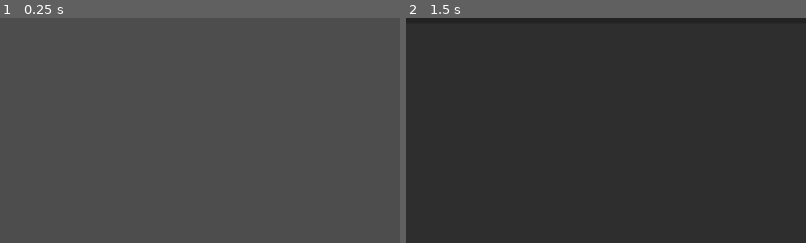
Above: before the commit, frames 1-2 (left to right).
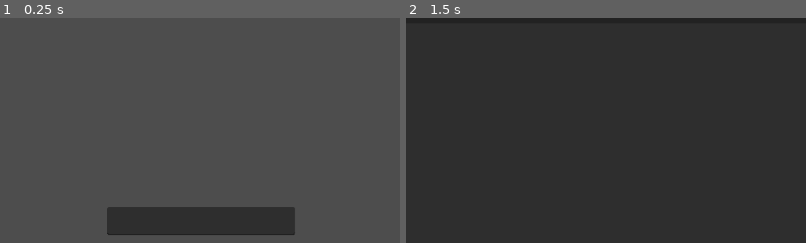
Above: after the commit, the same moments.

Repository: furiousknight25/partygame
Game: Godot game, scene res://Levels/Director.tscn
Same seed, same stepped clock (60 frames per second), same inputs: the game is played once before the commit and once after it. The engine's default icon, where the game draws it, is replaced by a stand-in: a white triangle on a blue panel in a dark square.
Inputs (mouse positions are % of the whole screen's width and height, from its top left):
- Up to frame 1 (0.25 s): no input
- Up to frame 2 (1.5 s): tap Enter at 0.5 s; move the mouse to (72, 45) at 0.52 s; hold D (right) 0.53-1.25 s; click (72, 45) at 0.6 s; tap W (up) at 0.77 s; click "Host" at 1.25 s
The pictures show only the part of the screen within x 11-61%, y 3-53%; the shares and areas given below are measured in that part.

The runs differ from the first frame. In frame 1, 5.8% of the frame differs, in the area x 26-74%, y 84-97%; in frame 2, nothing differs.

Commit message:
connecting with ip

Diff:
--- a/Levels/Director.tscn
+++ b/Levels/Director.tscn
@@ -170,6 +170,17 @@
 
 [node name="Menu" parent="Multplayer/ui" instance=ExtResource("5_pu61s")]
 
+[node name="Control" parent="Multplayer/ui/Menu/Main" index="0"]
+offset_left = -323.0
+offset_top = -395.0
+offset_right = -323.0
+offset_bottom = -395.0
+
+[node name="TextEdit" type="TextEdit" parent="Multplayer/ui/Menu/Main/Control" index="2"]
+layout_mode = 0
+offset_right = 306.0
+offset_bottom = 40.0
+
 [node name="Level" type="Node2D" parent="Multplayer"]
 
 [connection signal="pressed" from="Multplayer/ui/Menu/Main/Control/Join" to="Multplayer/ui/Menu" method="set_character" binds= ["join"]]
--- a/MultiplayerJargon/MultplayerTest.gd
+++ b/MultiplayerJargon/MultplayerTest.gd
@@ -9,6 +9,8 @@
 
 var players_loaded = 0
 
+var ip
+@onready var text_type = $ui/Menu/Main/Control/TextEdit
 func _ready():
 	multiplayer.connected_to_server.connect(on_connected_to_server)
 
@@ -23,7 +25,8 @@
 
 func _on_join_pressed():
 	var peer = ENetMultiplayerPeer.new()
-	peer.create_client('localhost', PORT) #may have to switch to ip of the host
+	ip = text_type.text
+	peer.create_client(ip, PORT) #may have to switch to ip of the host
 	multiplayer.multiplayer_peer = peer
 
 func _add_player(id = 1): #starts lobby code
Not shown, added: Players.zip
